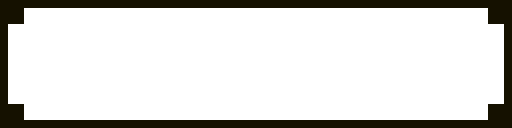
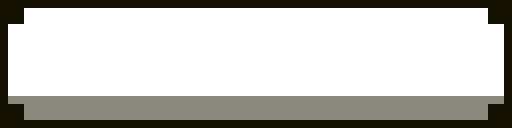
Layers edited between the first and the second 512 × 128 image:
renamed "Background" to "Health_bar.png", painted on it over (x1=8, y1=96, x2=504, y2=120)
